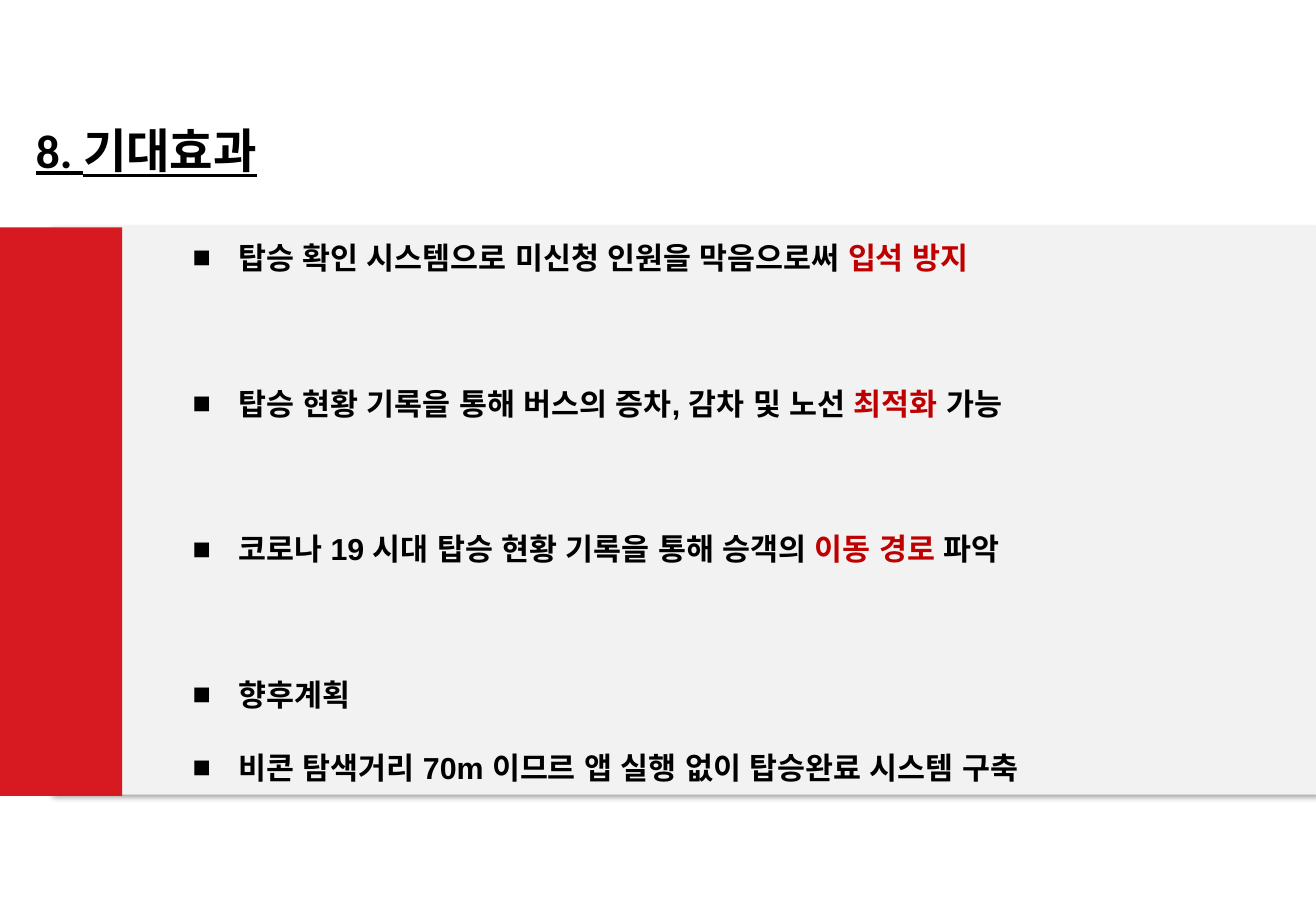
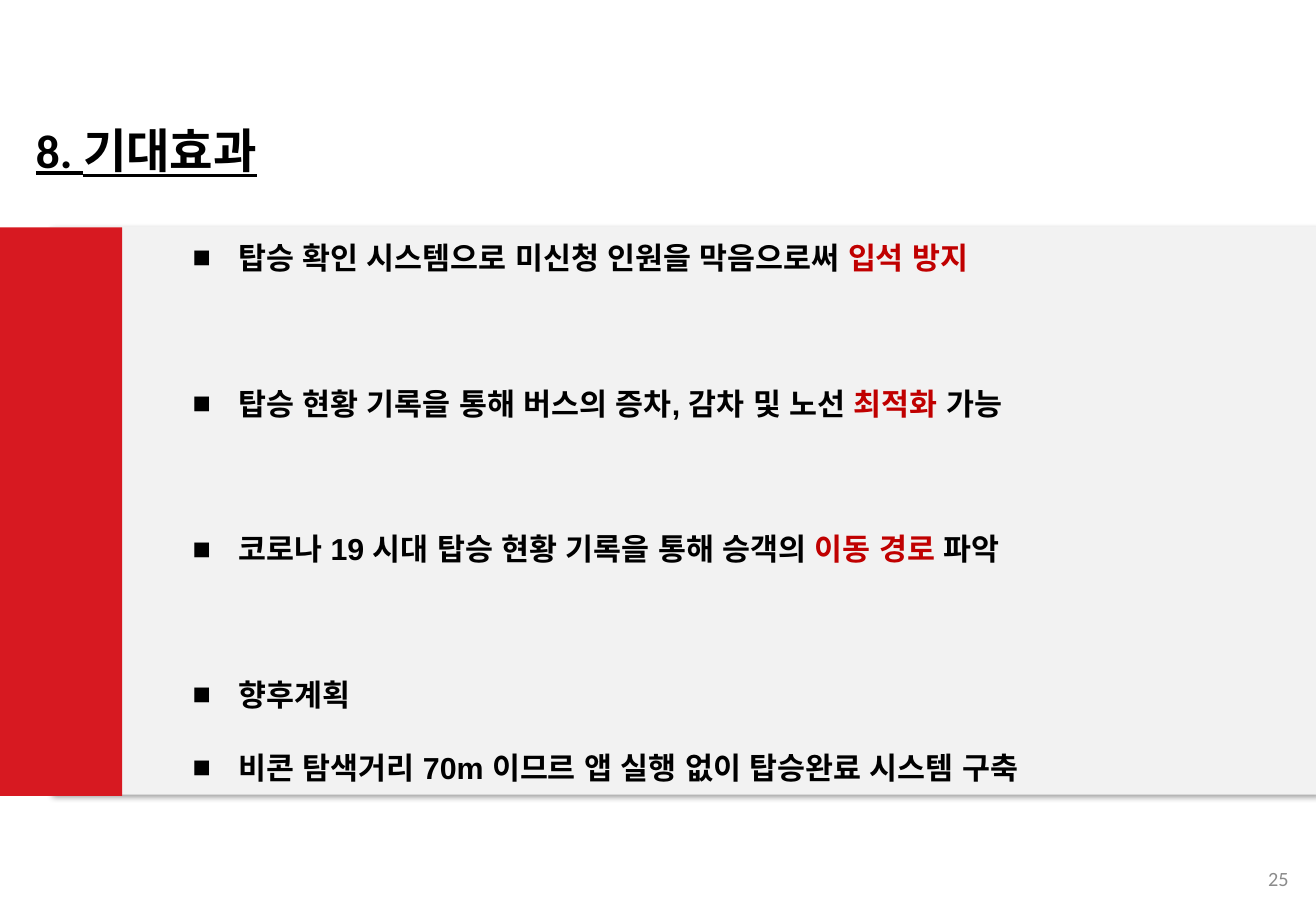
Before and after one commit to 201324549/BeaconProject, a slide deck: slide 25 of ShuttleBusFinalPresentation(v1.1)_ing.pptx (slide 23 before the commit). Drawn at 1316x911 pixels with LibreOffice and Linux fonts; fonts in the diff are those of the drawing; background and template pictures are left out. Boxes give left, top, right and bottom in pixels: in the first picture for what was removed or moved away, otherwise in the second. Text is boxed around its words. In the diff, an @@ line names an element or a change of style, - is before the commit and + after.

```diff
--- a/ShuttleBusFinalPresentation(v1.1)_ing.pptx
+++ b/ShuttleBusFinalPresentation(v1.1)_ing.pptx
@@ page number added at [1268,873,1288,886], 12 pt, text #8C8C8C @@
+25
```
Also in this commit, not shown: 20 other slides changed, 4 slides added, 1 slide removed.
